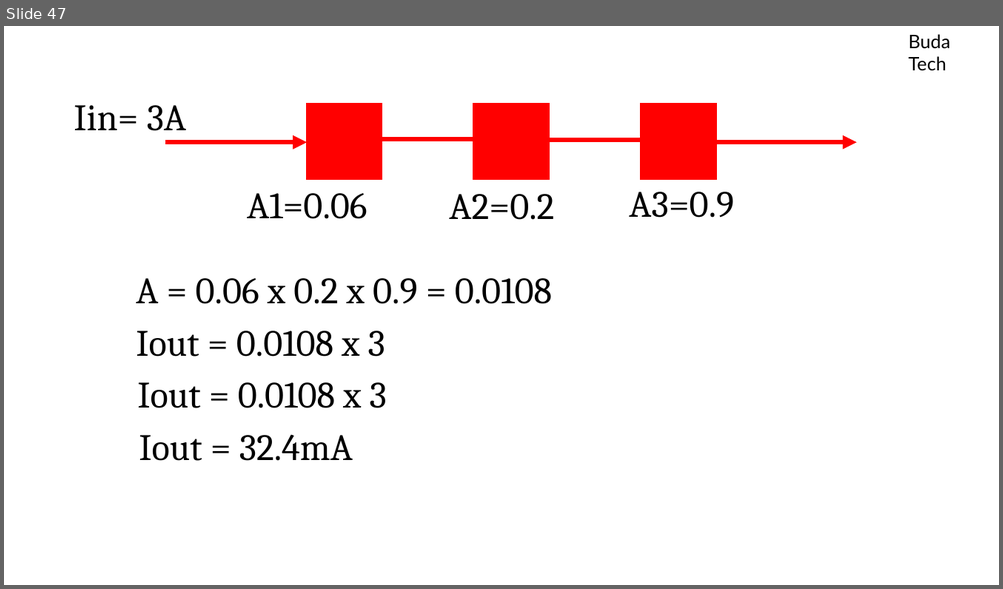
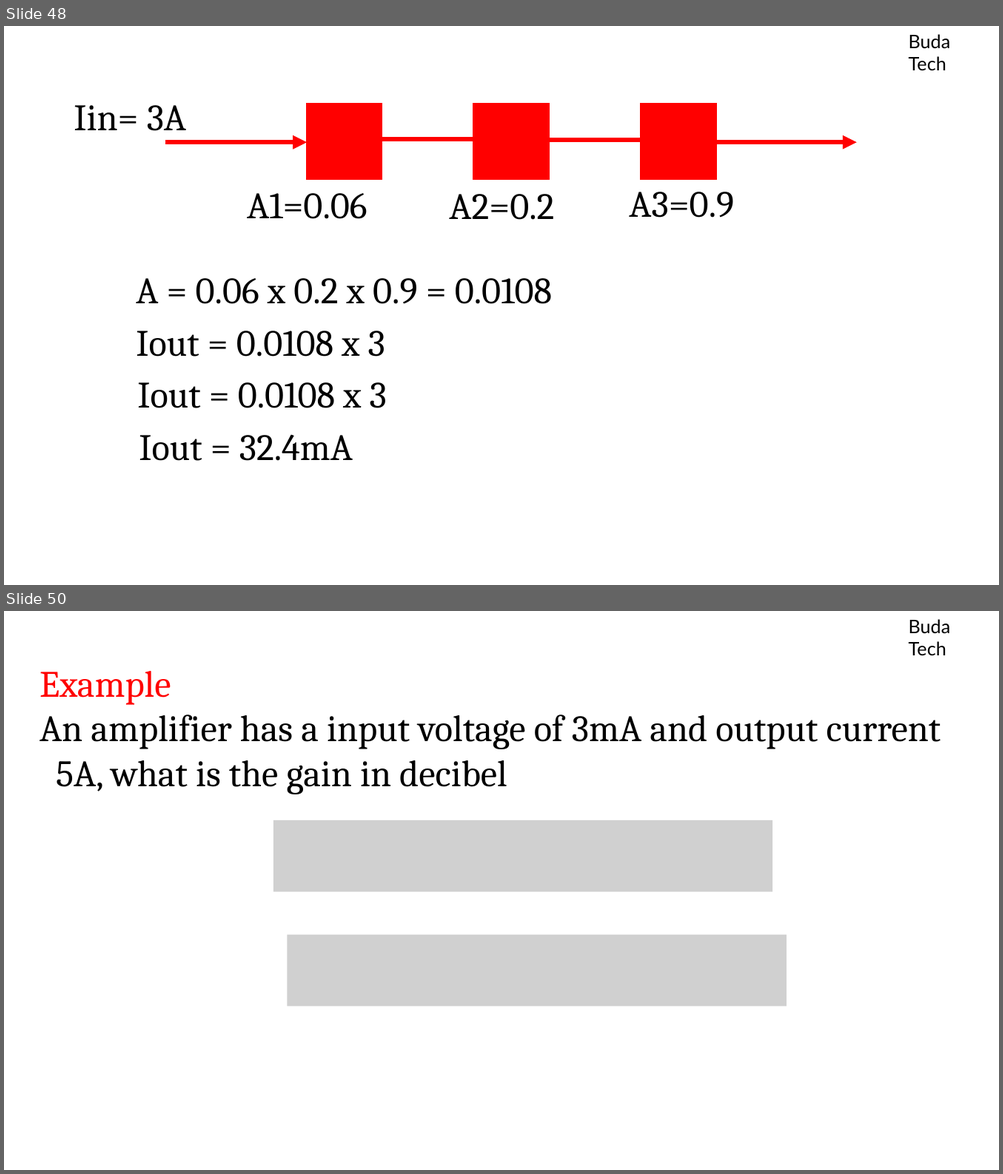
Before and after one commit to MaliusMartin/Budatech-Academy, a slide deck: POWER SUPPLY/Power unit conversion.pptx. Shown one above the other, each under a label of ours: slide 47 before the commit, slides 48 and 50 after it; the slides between them are not shown. The pictures are 1003x589 and 1003x1174 pixels, drawn with LibreOffice and Linux fonts; fonts in the diff are those of the drawing; grey boxes stand for pictures. Boxes give left, top, right and bottom in pixels: in the first picture for what was removed or moved away, otherwise in the second. Text is boxed around its words. In the diff, an @@ line names an element or a change of style, - is before the commit and + after.

```diff
--- a/POWER SUPPLY/Power unit conversion.pptx
+++ b/POWER SUPPLY/Power unit conversion.pptx
@@ slide 50 added at (4,611,999,1170), background #FFFFFF @@
@@ text added at (908,619,950,655), 18 pt, text #000000 @@
+Buda Tech
@@ text added at (40,671,941,795), 36 pt, text #000000 @@
+Example
+An amplifier has a input voltage of 3mA and output current
+5A, what is the gain in decibel
@@ picture added at (273,820,772,892) @@
@@ picture added at (287,935,786,1006) @@
@@ what was slide 47 is now slide 48 @@
```
Also in this commit, not shown: 5 slides changed, 1 other slide added, 47 other files.
